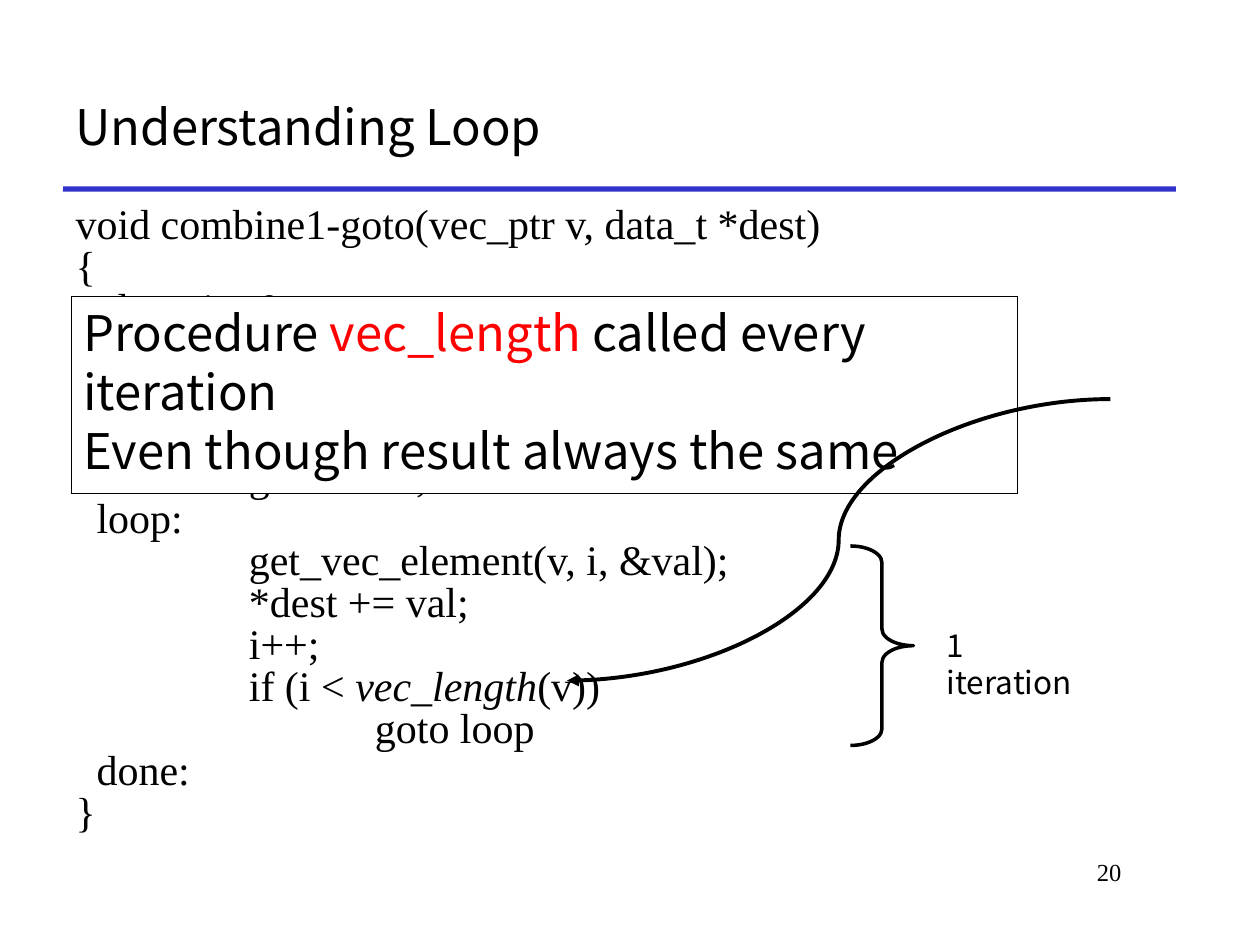
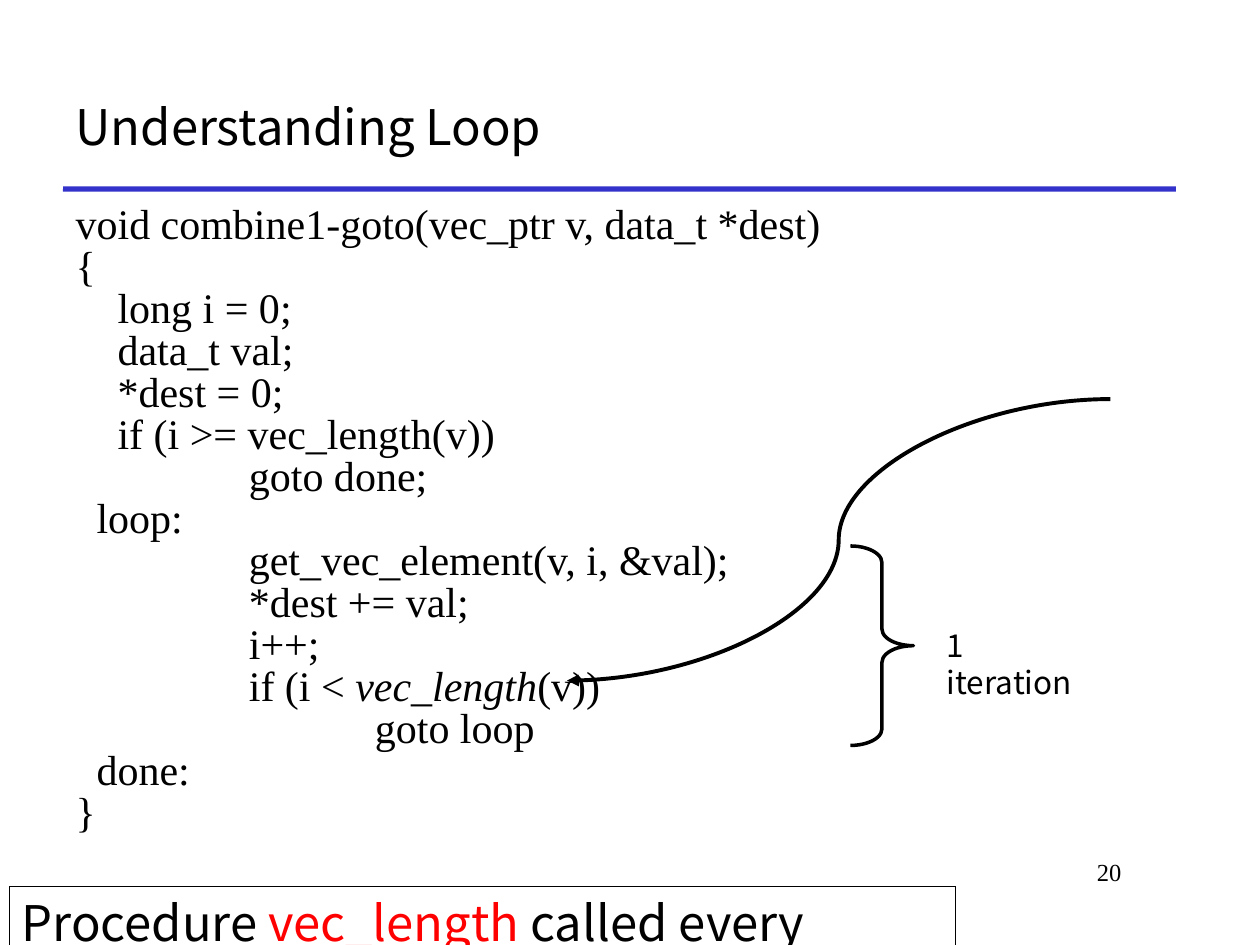
Before and after one commit to To-oTke/oh-my-ics, a slide deck: slide 20 of slides-new/2-7-mio.pptx. Drawn at 1260x945 pixels with LibreOffice and Linux fonts; fonts in the diff are those of the drawing. Boxes give left, top, right and bottom in pixels: in the first picture for what was removed or moved away, otherwise in the second. Text is boxed around its words. In the diff, an @@ line names an element or a change of style, - is before the commit and + after.

```diff
--- a/slides-new/2-7-mio.pptx
+++ b/slides-new/2-7-mio.pptx
@@ rectangle "Procedure vec_length called every iteration": place and size @@
-rectangle "Procedure vec_length called every iteration" at box(71, 296, 1017, 494)
+rectangle "Procedure vec_length called every iteration" at box(9, 886, 955, 945)
```
Also in this commit, not shown: 2 other files.
